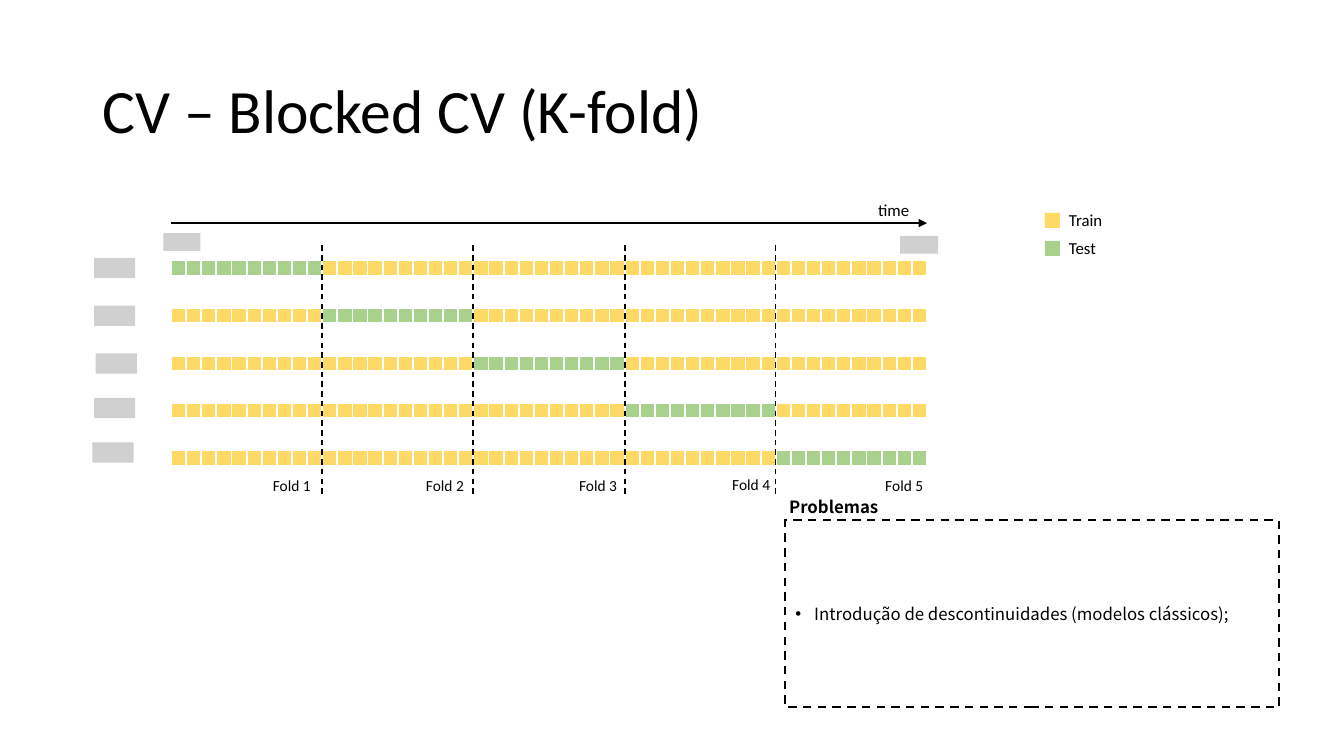
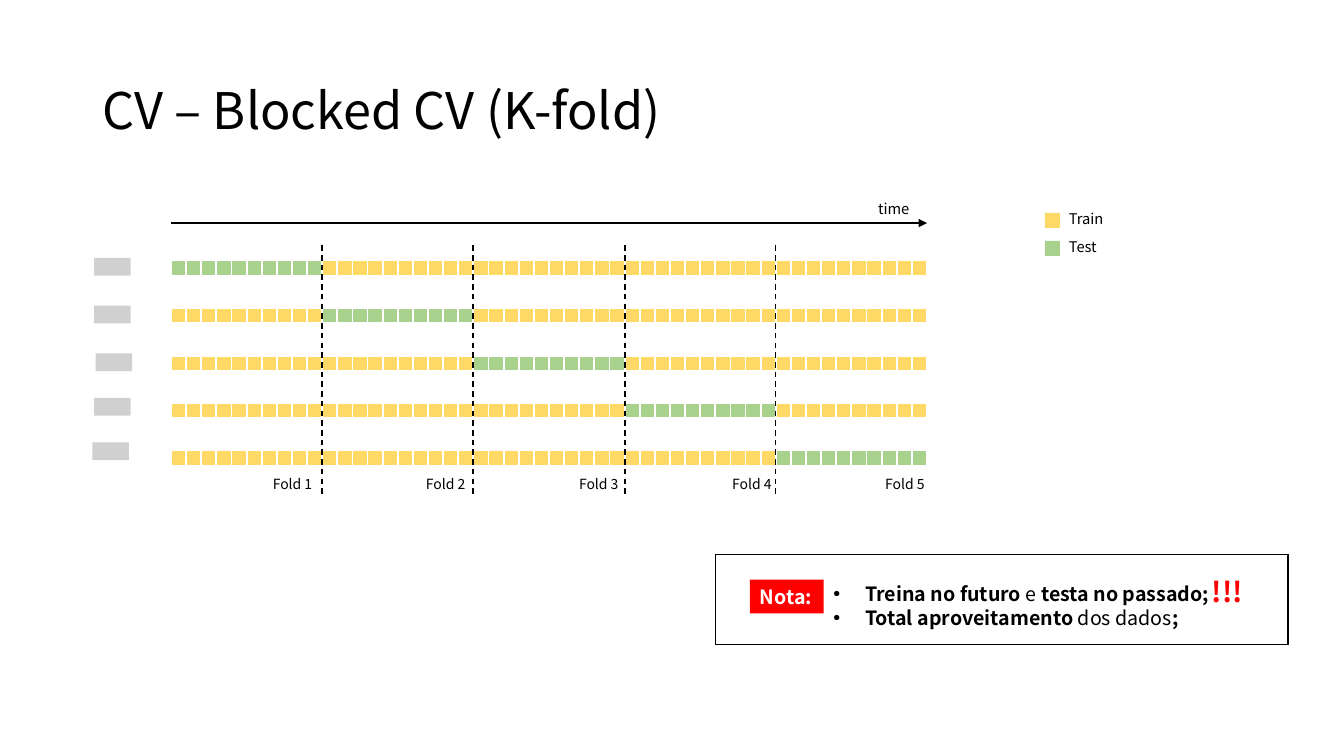
Before and after one commit to MiguelLoureiro98/timecave, a slide deck: slide 20 of papers/.ppt/cvtimeseries.pptx (slide 19 before the commit). Drawn at 1344x756 pixels with LibreOffice and Linux fonts; fonts in the diff are those of the drawing; grey boxes stand for pictures; background and template pictures are left out. Boxes give left, top, right and bottom in pixels: in the first picture for what was removed or moved away, otherwise in the second. Text is boxed around its words. In the diff, an @@ line names an element or a change of style, - is before the commit and + after.

```diff
--- a/papers/.ppt/cvtimeseries.pptx
+++ b/papers/.ppt/cvtimeseries.pptx
@@ title "CV – Blocked CV (K-fold)" at (102,88,660,139): size 44 to 36 pt, font Calibri to Noto Sans CJK TC @@
@@ picture removed at (163,233,201,251) @@
@@ picture removed at (900,236,939,254) @@
@@ size 12 to 10.5 pt, font Calibri to Noto Sans CJK TC in 3 elements at (878,202,909,214), (1069,212,1103,224), (1069,241,1097,252) @@
@@ picture: place and size @@
-picture at (94,258,135,278)
+picture at (94,258,130,276)
@@ picture: place and size @@
-picture at (94,306,135,326)
+picture at (94,306,130,324)
@@ picture: place and size @@
-picture at (96,354,137,374)
+picture at (96,354,132,372)
@@ picture: place and size @@
-picture at (94,398,135,418)
+picture at (94,398,130,416)
@@ picture: place and size @@
-picture at (93,443,134,463)
+picture at (93,443,129,461)
@@ size 11 to 10 pt, font Calibri to Noto Sans CJK TC in 5 elements at (273,478,312,489), (885,478,925,489), (426,478,466,489), (579,478,619,489), (732,478,772,489) @@
@@ text removed at (789,499,878,514) @@
-Problemas
@@ rectangle removed at (785,520,1279,708) @@
-• Introdução de descontinuidades (modelos clássicos);
@@ rectangle added at (716,555,1289,645), outline #000000 1 pt @@
@@ rectangle added at (750,580,824,614), fill #FF0000, 14 pt, text #FFFFFF, bold @@
+Nota:
@@ text added at (865,585,1209,630), 14 pt, text #000000, bold @@
+• Treina no futuro e testa no passado;
+• Total aproveitamento dos dados;
@@ text added at (1191,570,1264,614), 20 pt, text #FF0000, bold @@
+!!!
```
Also in this commit, not shown: 20 other slides changed, 2 slides added, 1 other file.
